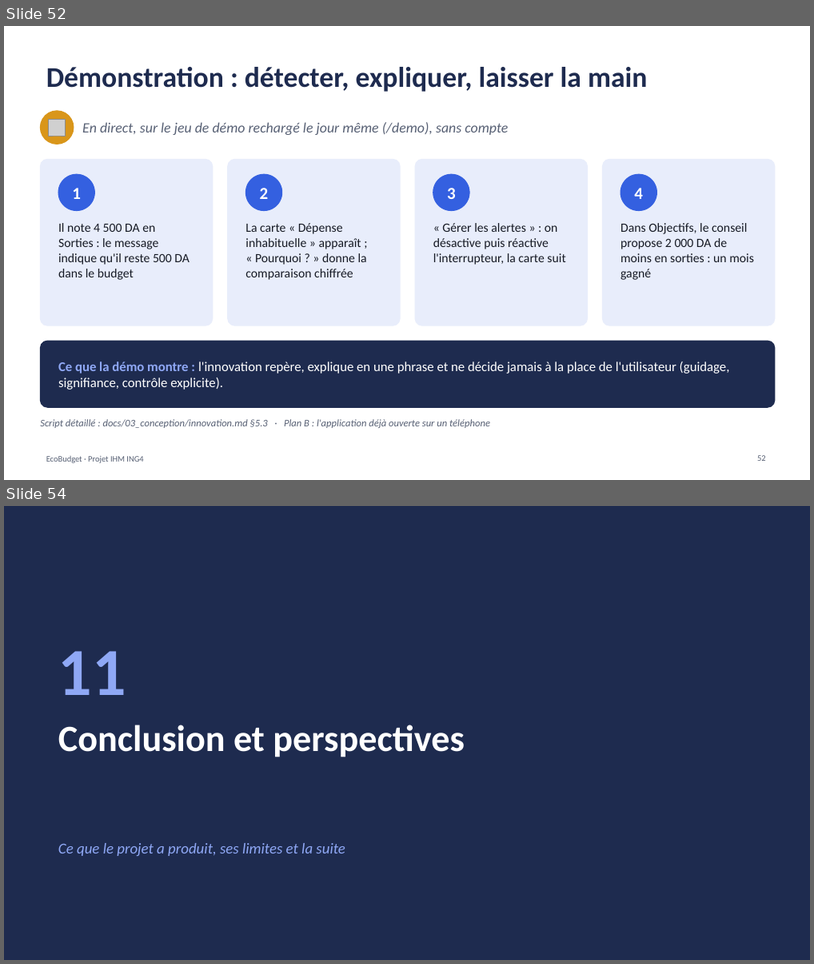
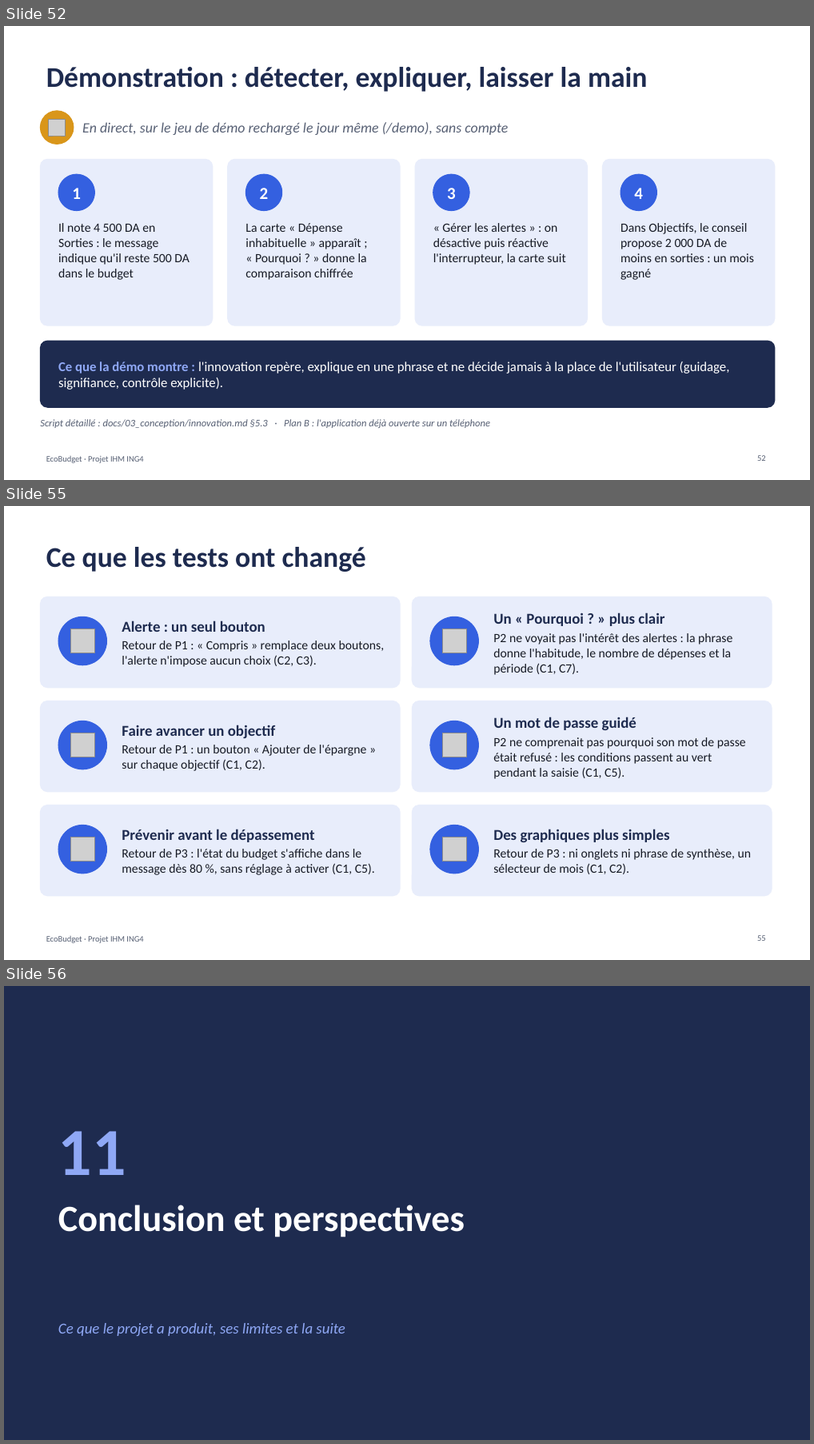
Before and after one commit to kaderouadahi/EcoBudget, a slide deck: livrables/EcoBudget.pptx. Shown one above the other, each under a label of ours: slides 52 and 54 before the commit, slides 52, 55 and 56 after it; the slides between them are not shown. The pictures are 814x964 and 814x1444 pixels, drawn with LibreOffice and Linux fonts; fonts in the diff are those of the drawing; grey boxes stand for pictures. Boxes give left, top, right and bottom in pixels: in the first picture for what was removed or moved away, otherwise in the second. Text is boxed around its words. In the diff, an @@ line names an element or a change of style, - is before the commit and + after.

Commit message:
docs: diaporama, tests sur le MVP, testeurs et changements issus des tests

```diff
--- a/livrables/EcoBudget.pptx
+++ b/livrables/EcoBudget.pptx
@@ slide 55 added at (x1=4, y1=506, x2=810, y2=960), background #FFFFFF; not listed: 1 template element that a slide beside it also shows @@
@@ title added at (x1=46, y1=547, x2=366, y2=572), 34 pt, text #1E2B4F, bold @@
+Ce que les tests ont changé
@@ rounded rectangle added at (x1=40, y1=596, x2=400, y2=688), fill #E8EDFB, outline #E8EDFB 1 pt @@
@@ rounded rectangle added at (x1=412, y1=596, x2=772, y2=688), fill #E8EDFB, outline #E8EDFB 1 pt @@
@@ ellipse added at (x1=58, y1=616, x2=107, y2=665), fill #3460E0, outline #3460E0 1 pt @@
@@ text added at (x1=122, y1=620, x2=385, y2=667), 15 pt, text #161A24 @@
+Alerte : un seul bouton
+Retour de P1 : « Compris » remplace deux boutons, l'alerte n'impose aucun choix (C2, C3).
@@ ellipse added at (x1=430, y1=616, x2=479, y2=665), fill #3460E0, outline #3460E0 1 pt @@
@@ text added at (x1=494, y1=612, x2=733, y2=675), 15 pt, text #161A24 @@
+Un « Pourquoi ? » plus clair
+P2 ne voyait pas l'intérêt des alertes : la phrase donne l'habitude, le nombre de dépenses et la période (C1, C7).
@@ picture added at (x1=70, y1=629, x2=94, y2=653) @@
@@ picture added at (x1=442, y1=629, x2=466, y2=653) @@
@@ rounded rectangle added at (x1=40, y1=700, x2=400, y2=792), fill #E8EDFB, outline #E8EDFB 1 pt @@
@@ ellipse added at (x1=58, y1=720, x2=107, y2=769), fill #3460E0, outline #3460E0 1 pt @@
@@ rounded rectangle added at (x1=412, y1=700, x2=772, y2=792), fill #E8EDFB, outline #E8EDFB 1 pt @@
@@ ellipse added at (x1=430, y1=720, x2=479, y2=769), fill #3460E0, outline #3460E0 1 pt @@
@@ text added at (x1=494, y1=716, x2=746, y2=779), 15 pt, text #161A24 @@
+Un mot de passe guidé
+P2 ne comprenait pas pourquoi son mot de passe était refusé : les conditions passent au vert pendant la saisie (C1, C5).
@@ picture added at (x1=70, y1=733, x2=94, y2=757) @@
@@ text added at (x1=122, y1=724, x2=366, y2=771), 15 pt, text #161A24 @@
+Faire avancer un objectif
+Retour de P1 : un bouton « Ajouter de l'épargne » sur chaque objectif (C1, C2).
@@ picture added at (x1=442, y1=733, x2=466, y2=757) @@
@@ rounded rectangle added at (x1=40, y1=805, x2=400, y2=896), fill #E8EDFB, outline #E8EDFB 1 pt @@
@@ rounded rectangle added at (x1=412, y1=805, x2=772, y2=896), fill #E8EDFB, outline #E8EDFB 1 pt @@
@@ ellipse added at (x1=58, y1=825, x2=107, y2=873), fill #3460E0, outline #3460E0 1 pt @@
@@ picture added at (x1=70, y1=837, x2=94, y2=861) @@
@@ text added at (x1=122, y1=828, x2=375, y2=875), 15 pt, text #161A24 @@
+Prévenir avant le dépassement
+Retour de P3 : l'état du budget s'affiche dans le message dès 80 %, sans réglage à activer (C1, C5).
@@ ellipse added at (x1=430, y1=825, x2=479, y2=873), fill #3460E0, outline #3460E0 1 pt @@
@@ picture added at (x1=442, y1=837, x2=466, y2=861) @@
@@ text added at (x1=494, y1=828, x2=752, y2=874), 15 pt, text #161A24 @@
+Des graphiques plus simples
+Retour de P3 : ni onglets ni phrase de synthèse, un sélecteur de mois (C1, C2).
@@ page number added at (x1=758, y1=935, x2=766, y2=940), 10 pt, text #576074 @@
+55
@@ what was slide 54 is now slide 56 @@
```
Also in this commit, not shown: 3 slides changed, 1 other slide added, 1 other file.
